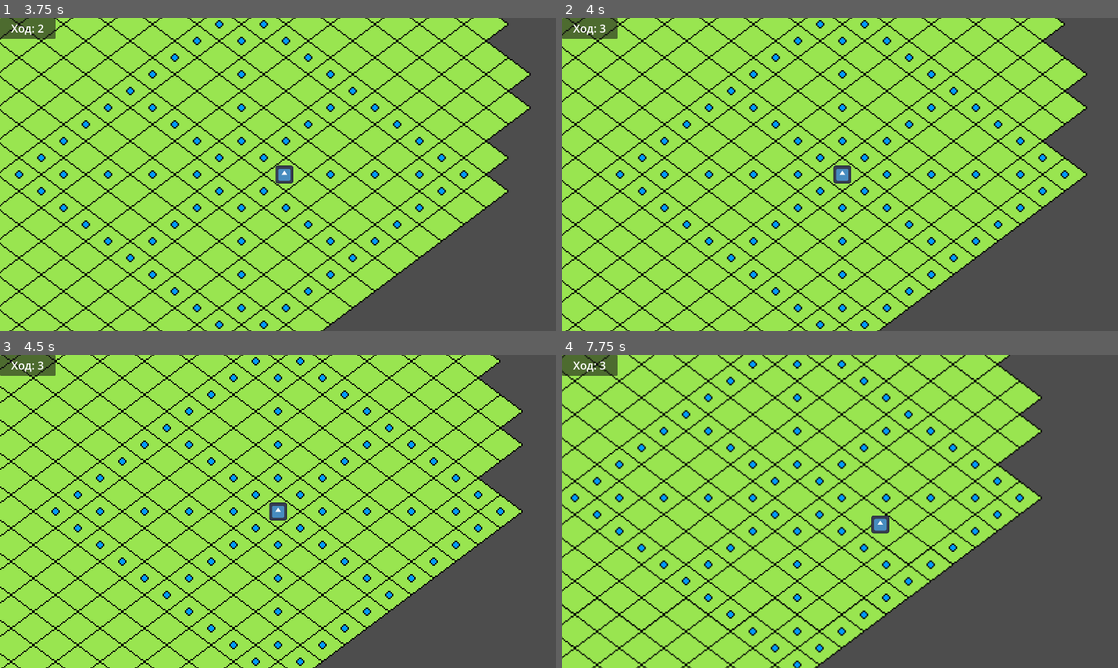
Above: before the commit, frames 1-4 (two rows, left to right).
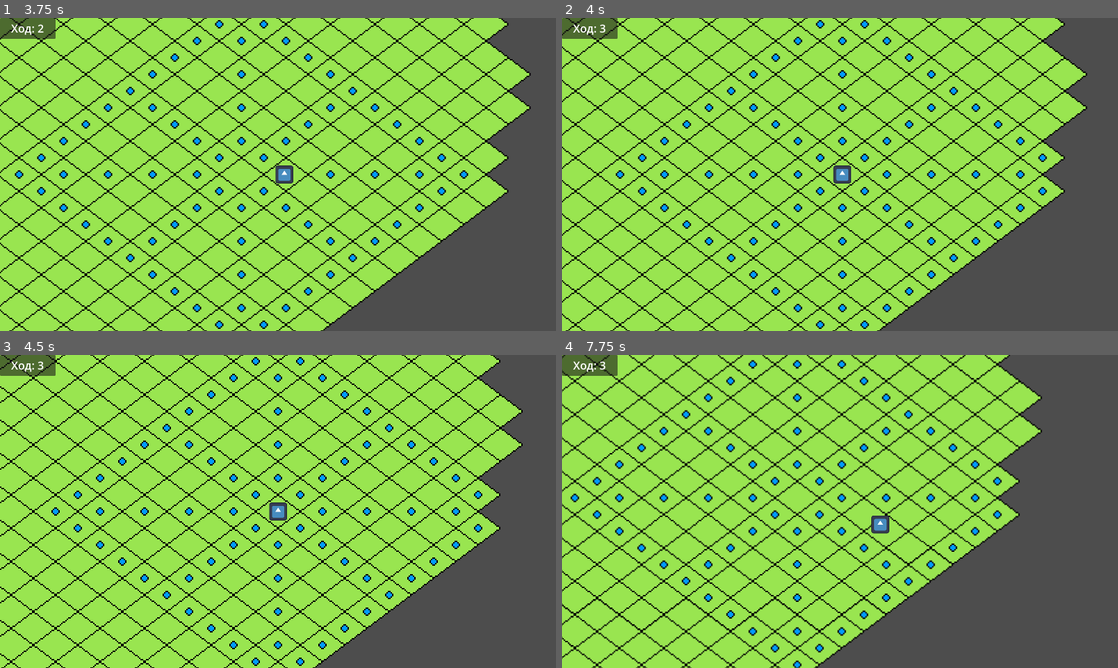
Above: after the commit, the same moments.

Repository: AlexColbaster/Chess-System-Godot-4.4
Game: Godot game, scene res://scenes/main.tscn
Same seed, same stepped clock (60 frames per second), same inputs: the game is played once before the commit and once after it. The engine's default icon, where the game draws it, is replaced by a stand-in: a white triangle on a blue panel in a dark square.
Inputs (mouse positions are in pixels of both pictures, inside the frame that each line leads up to):
- Up to frame 1 (3.75 s): tap Enter at 0.5 s; move the mouse to (250, 237) at 0.52 s; click (250, 237) at 0.67 s; tap Space at 1.25 s; move the mouse to (444, 221) at 1.27 s; click (444, 221) at 1.42 s; move the mouse to (111, 127) at 2.02 s; click (111, 127) at 2.17 s; move the mouse to (305, 174) at 2.77 s; click (305, 174) at 2.92 s; move the mouse to (194, 96) at 3.52 s; click (194, 96) at 3.67 s
- Up to frame 2 (4 s): no input
- Up to frame 3 (4.5 s): move the mouse to (400, 495) at 4.27 s; click (400, 495) at 4.42 s
- Up to frame 4 (7.75 s): tap Enter at 5, 6.5 s; move the mouse to (728, 527) at 5.02 s; click (728, 527) at 5.17 s; tap Space at 5.75, 7.25 s; move the mouse to (895, 442) at 5.77 s; click (895, 442) at 5.92 s; move the mouse to (812, 574) at 6.52 s; click (812, 574) at 6.67 s; move the mouse to (1006, 558) at 7.27 s; click (1006, 558) at 7.42 s

Frame 1 is identical in both runs. In frame 2, 0.4% of the frame differs, in the area x 86-95%, y 44-56%; in frame 3, 0.4%; in frame 4, 0.5%, in the area x 78-87%, y 40-51%.

Commit message:
new raycast system

Diff:
--- a/scripts/global.gd
+++ b/scripts/global.gd
@@ -9,21 +9,19 @@
 	var global_tile_from = pl_tile_pos + move_line.from
 	var to = tilemap.map_to_local(global_tile_to)
 	var from = tilemap.map_to_local(global_tile_from)
-	var tiles := [global_tile_to, global_tile_from]
+	var tiles := []
 	var space = tilemap.get_world_2d().direct_space_state
-	var params = PhysicsRayQueryParameters2D.new()
+	var query = PhysicsPointQueryParameters2D.new()
 
-	params.from = from
-	params.to = to
-	params.collide_with_areas = true
 	var direction = (to - from).normalized()
-	var result = space.intersect_ray(params)
-	while result:
-		var tile_pos = tilemap.local_to_map(result.position)
-		if not tile_pos in tiles:
-			tiles.append(tile_pos)
-		# сдвигаем начало луча чуть дальше точки столкновения
-		params.from += direction
-		result = space.intersect_ray(params)
+
+	query.position = from
+	for i in int(from.distance_to(to)):
+		var result = space.intersect_point(query)
+		if result:
+			var tile_pos = tilemap.local_to_map(query.position)
+			if not tile_pos in tiles:
+				tiles.append(tile_pos)
+		query.position += direction
 
 	return tiles
